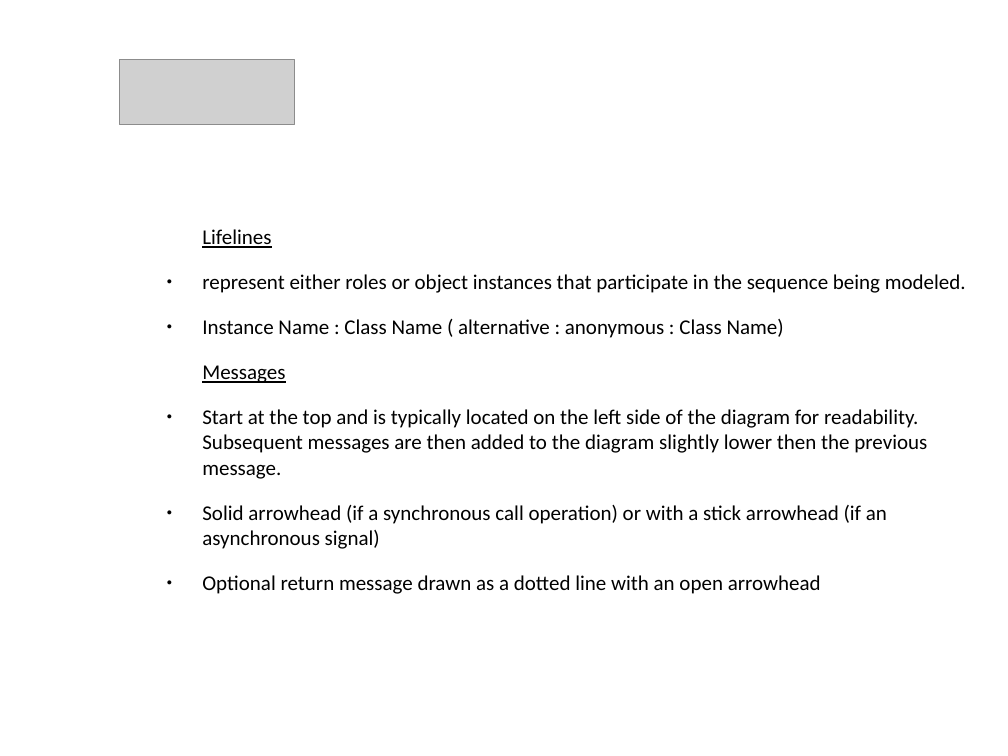
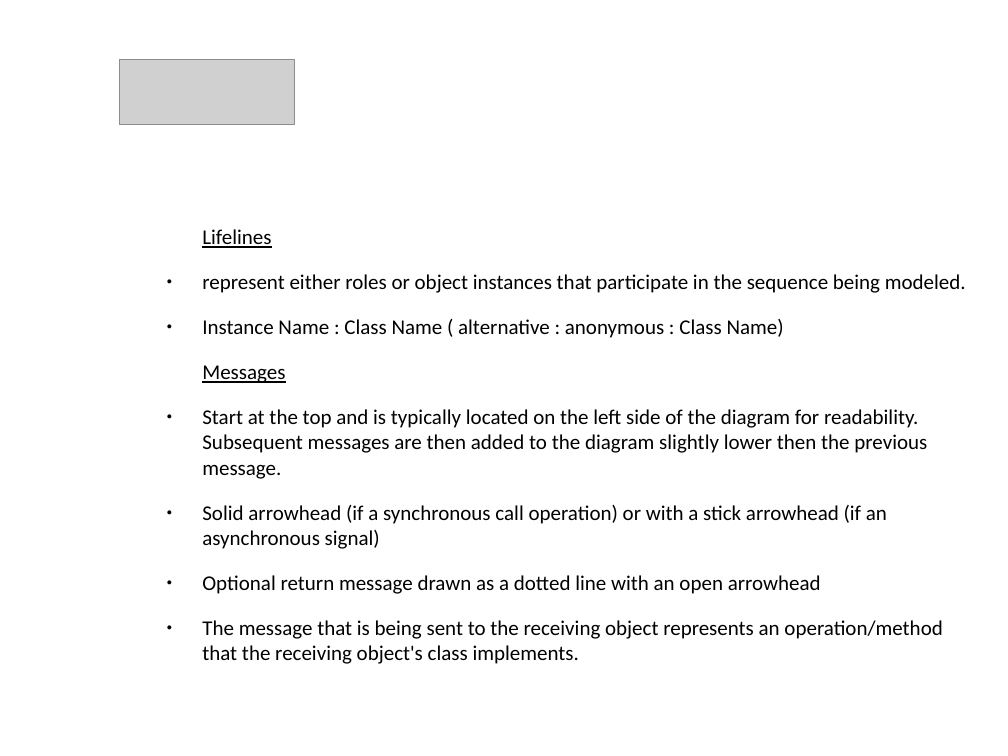
Before and after one commit to mbesutti/Learning-1, a slide deck: slide 4 of Diagrammi/Sequence Diagram.odp. Drawn at 1008x756 pixels with LibreOffice and Linux fonts; fonts in the diff are those of the drawing; grey boxes stand for pictures; background and template pictures are left out. Boxes give left, top, right and bottom in pixels: in the first picture for what was removed or moved away, otherwise in the second. Text is boxed around its words. In the diff, an @@ line names an element or a change of style, - is before the commit and + after.

```diff
--- a/Diagrammi/Sequence Diagram.odp
+++ b/Diagrammi/Sequence Diagram.odp
@@ text at <box>202,620,942,664</box>: paragraph added @@
+● The message that is being sent to the receiving object represents an operation/method that the receiving object's class implements.
```
Also in this commit, not shown: 2 other slides changed.
